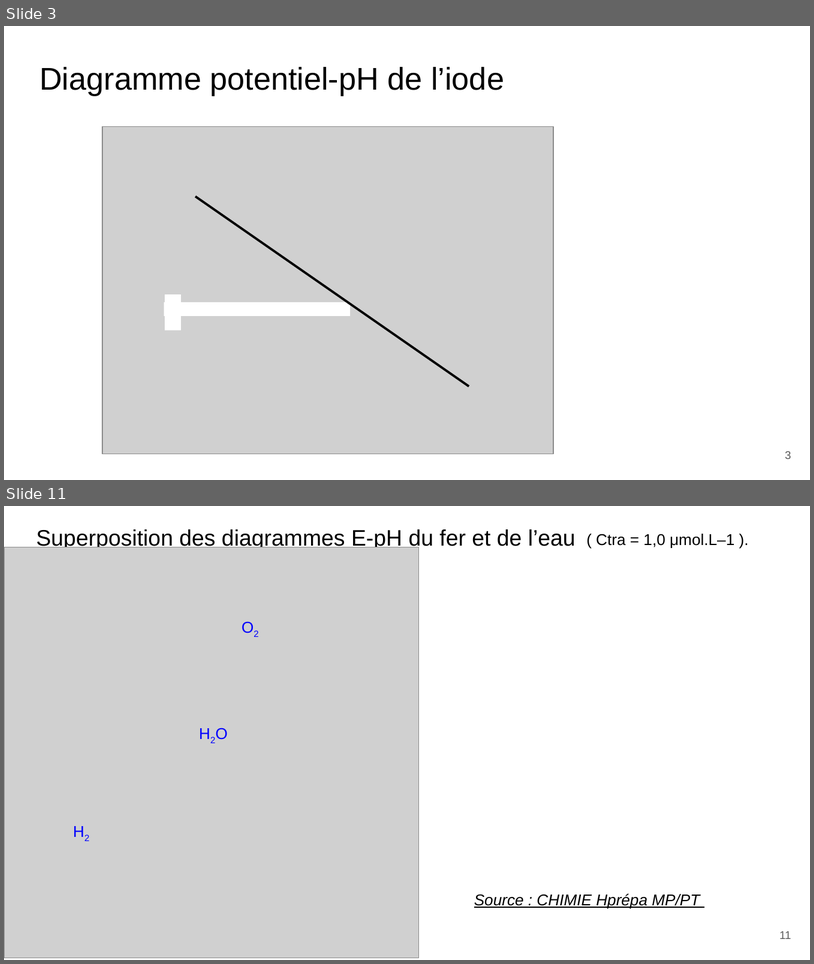
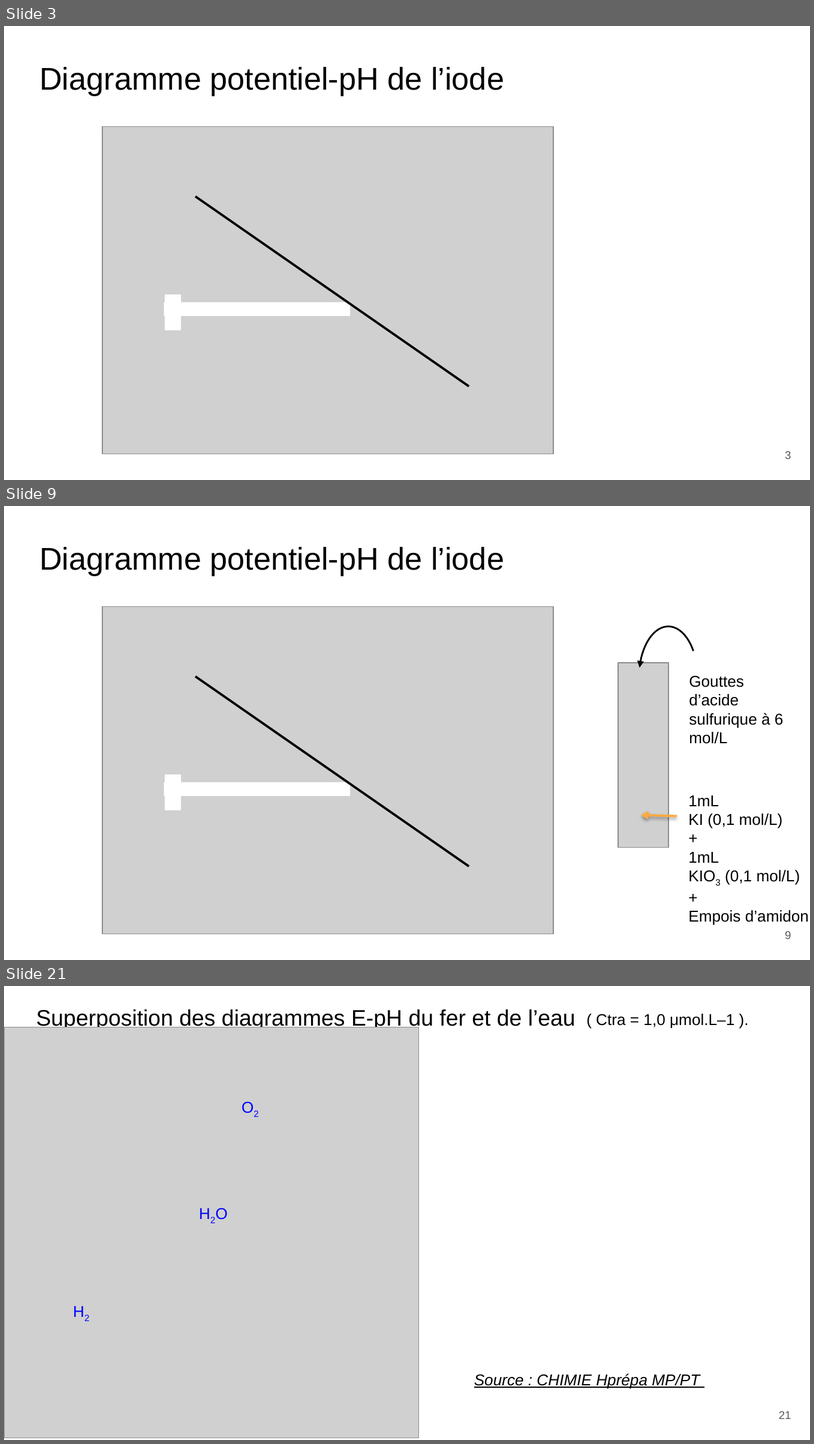
Before and after one commit to ChaponPhys/Agregation, a slide deck: Leçon chimie/LC 23/LC 23 - Diagramme potentiel-pH.pptx. Shown one above the other, each under a label of ours: slides 3 and 11 before the commit, slides 3, 9 and 21 after it; the slides between them are not shown. The pictures are 814x964 and 814x1444 pixels, drawn with LibreOffice and Linux fonts; fonts in the diff are those of the drawing; grey boxes stand for pictures. Boxes give left, top, right and bottom in pixels: in the first picture for what was removed or moved away, otherwise in the second. Text is boxed around its words. In the diff, an @@ line names an element or a change of style, - is before the commit and + after.

```diff
--- a/Leçon chimie/LC 23/LC 23 - Diagramme potentiel-pH.pptx
+++ b/Leçon chimie/LC 23/LC 23 - Diagramme potentiel-pH.pptx
@@ slide 9 added at (4, 506, 810, 960), background #FFFFFF @@
@@ title added at (39, 547, 504, 576), 28 pt, text #000000 @@
+Diagramme potentiel-pH de l’iode
@@ picture added at (102, 607, 554, 934) @@
@@ arc (boxed as its full ellipse) added at (639, 626, 698, 728), outline #000000 1.5 pt @@
@@ picture added at (618, 663, 668, 847) @@
@@ line added from (195, 676) to (469, 865), #000000 2 pt @@
@@ text added at (689, 675, 784, 744), 14 pt, text #000000 @@
+Gouttes d’acide
+sulfurique à 6 mol/L
@@ rectangle added at (164, 775, 180, 810), fill #FFFFFF @@
@@ rectangle added at (164, 782, 350, 795), fill #FFFFFF @@
@@ text added at (689, 795, 809, 925), 14 pt, text #000000 @@
+1mL
+KI (0,1 mol/L)
++
+1mL
+KIO3 (0,1 mol/L)
++
+Empois d’amidon
@@ arrow added from (677, 816) to (642, 815), #FFAB40 2 pt @@
@@ page number added at (785, 931, 791, 939), 10 pt, text #595959 @@
+9
@@ what was slide 11 is now slide 21 @@
@@ page number at (779, 1411, 792, 1419): text changed @@
-11
+21
```
Also in this commit, not shown: 8 slides changed, 11 other slides added, 1 slide removed, 39 other files.
